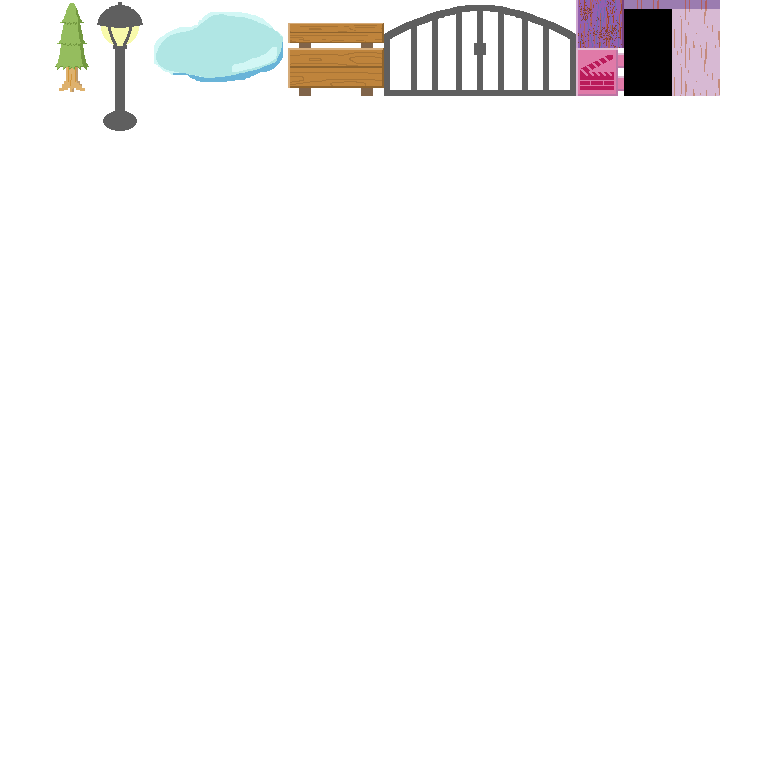
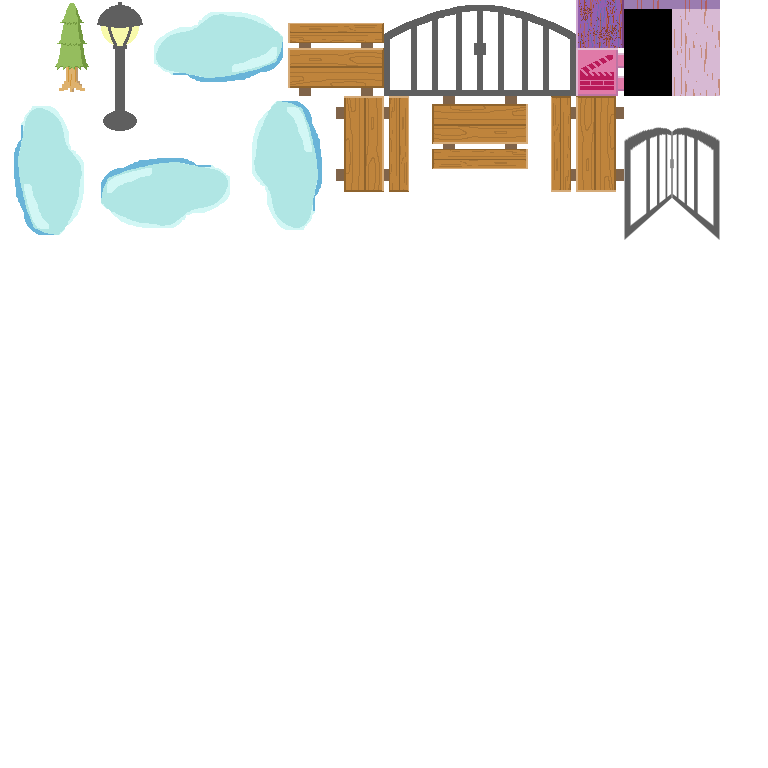
Comparing the layer stacks of the two w=768, h=768 images. Changes:
added layer "gate_open_rev.png" above "gate_open.png" over bbox(672, 127, 720, 240)
added layer "gate_open.png" above "bench.png #2" over bbox(624, 127, 672, 240)
added layer "bench.png #2" above "bench.png #1" over bbox(551, 96, 624, 192)
added layer "bench.png #1" above "bench.png" over bbox(432, 96, 528, 169)
added layer "bench.png" above "puddle.png #2" over bbox(336, 96, 409, 192)
added layer "puddle.png #2" above "puddle.png #1" over bbox(252, 101, 322, 230)
added layer "puddle.png #1" above "puddle.png" over bbox(101, 158, 230, 228)
added layer "puddle.png" above "Donut_DonutPuddle_image_PNG_2.png_816_1248.png" over bbox(14, 106, 84, 235)
